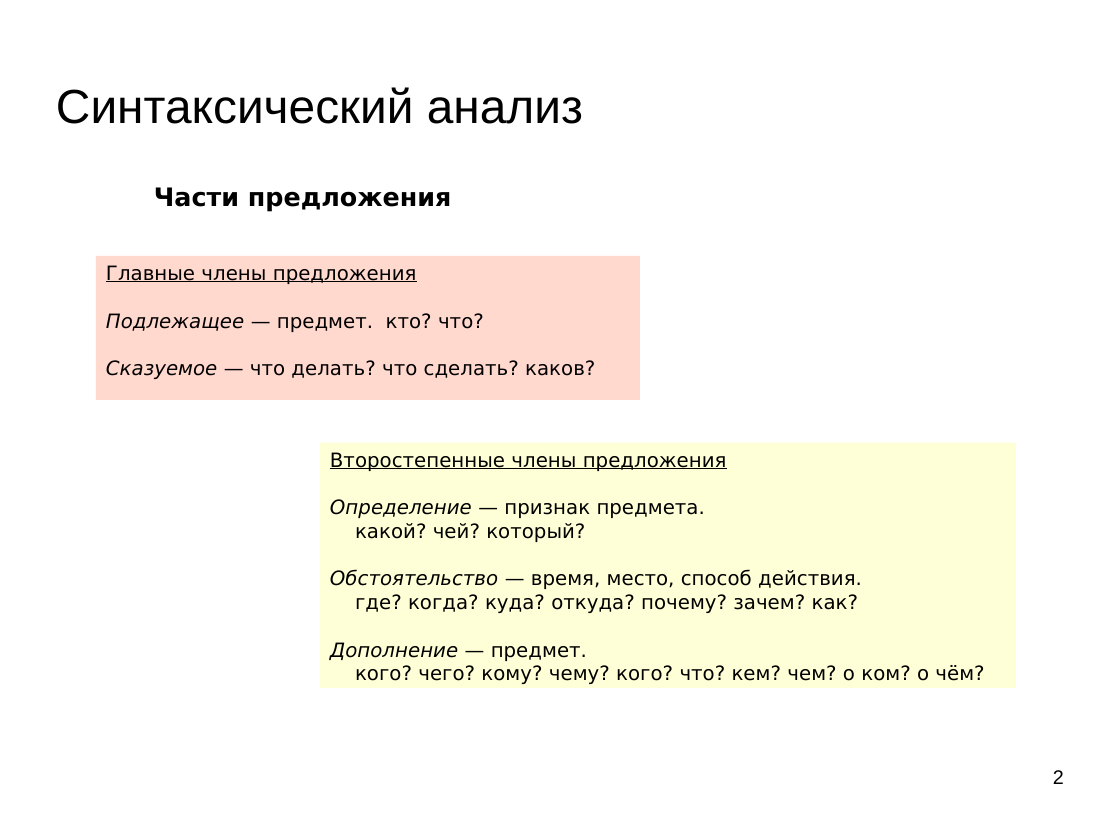
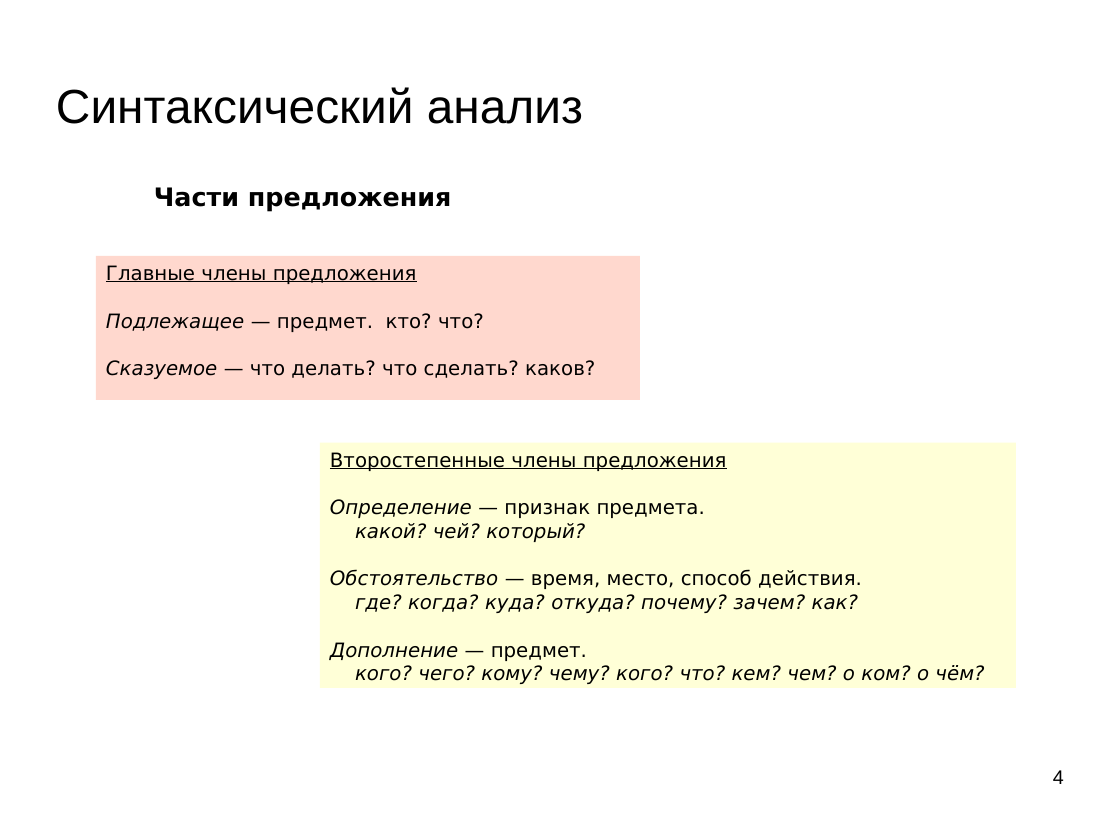
Before and after one commit to mechanoid5/ml_nlp_2022, a slide deck: slide 4 of 07-synt-grammar.odp (slide 2 before the commit). Drawn at 1120x840 pixels with LibreOffice and Linux fonts; fonts in the diff are those of the drawing; background and template pictures are left out. Boxes give left, top, right and bottom in pixels: in the first picture for what was removed or moved away, otherwise in the second. Text is boxed around its words. In the diff, an @@ line names an element or a change of style, - is before the commit and + after.

```diff
--- a/07-synt-grammar.odp
+++ b/07-synt-grammar.odp
@@ text in rectangle at (355, 523, 984, 684): italic on in "какой? чей? который?", "где? когда? куда? откуда? почему? зачем? как?", "кого? чего? кому? чему? кого? что? кем? ..." @@
@@ page number at (1053, 770, 1064, 784): text changed @@
-2
+4
```
Also in this commit, not shown: 5 other slides changed, 2 slides added, 6 other files.
